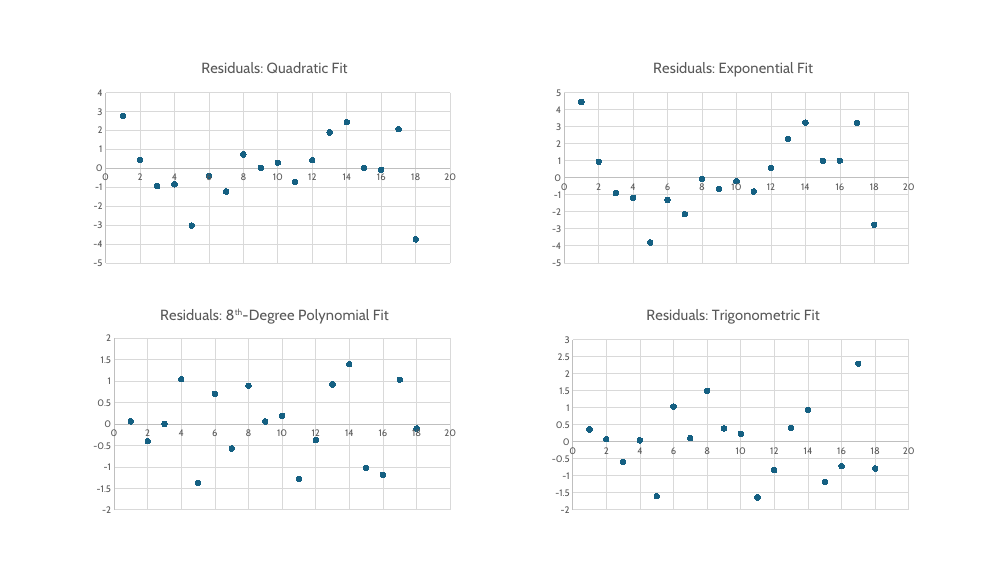
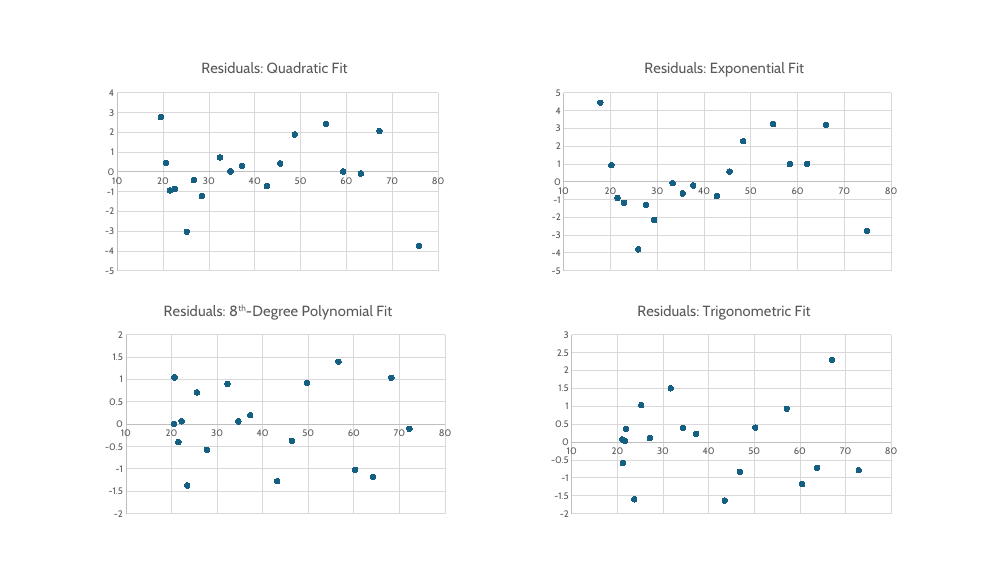
Before and after one commit to hkwhisnant/MA103, a slide deck: slide 3 of src/16-select-use-assess/Slides.pptx. Drawn at 1008x567 pixels with LibreOffice and Linux fonts; fonts in the diff are those of the drawing. Boxes give left, top, right and bottom in pixels: in the first picture for what was removed or moved away, otherwise in the second. Text is boxed around its words. In the diff, an @@ line names an element or a change of style, - is before the commit and + after.

```diff
--- a/src/16-select-use-assess/Slides.pptx
+++ b/src/16-select-use-assess/Slides.pptx
@@ scatter chart at (x1=98, y1=47, x2=451, y2=281) @@
-Series 1: (1, 2.8), (2, 0.4), (3, -0.9), (4, -0.9), (5, -3), (6, -0.4), (7, -1.2), (8, 0.7), (9, 0), (10, 0.3), (11, -0.7), (12, 0.4), (13, 1.9), (14, 2.4), (15, 0), (16, -0.1), (17, 2.1), (18, -3.8)
+Series 1: (20, 2.8), (21, 0.4), (22, -0.9), (23, -0.9), (25, -3), (27, -0.4), (28, -1.2), (32, 0.7), (35, 0), (37, 0.3), (43, -0.7), (46, 0.4), (49, 1.9), (56, 2.4), (59, 0), (63, -0.1), (67, 2.1), (76, -3.8)
@@ scatter chart resized from (x1=85, y1=47, x2=464, y2=274) to (x1=98, y1=47, x2=451, y2=281) @@
@@ scatter chart at (x1=544, y1=47, x2=905, y2=281) @@
-Series 1: (1, 4.4), (2, 0.9), (3, -0.9), (4, -1.2), (5, -3.8), (6, -1.3), (7, -2.2), (8, -0.1), (9, -0.7), (10, -0.2), (11, -0.8), (12, 0.6), (13, 2.3), (14, 3.2), (15, 1), (16, 1), (17, 3.2), (18, -2.8)
+Series 1: (18, 4.4), (20, 0.9), (21, -0.9), (23, -1.2), (26, -3.8), (28, -1.3), (29, -2.2), (33, -0.1), (35, -0.7), (38, -0.2), (43, -0.8), (45, 0.6), (48, 2.3), (55, 3.2), (58, 1), (62, 1), (66, 3.2), (75, -2.8)
@@ scatter chart resized from (x1=544, y1=47, x2=923, y2=274) to (x1=544, y1=47, x2=905, y2=281) @@
@@ scatter chart at (x1=98, y1=290, x2=458, y2=524) @@
-Series 1: (1, 0.06), (2, -0.4), (3, 0), (4, 1.04), (5, -1.37), (6, 0.71), (7, -0.57), (8, 0.89), (9, 0.06), (10, 0.2), (11, -1.28), (12, -0.38), (13, 0.92), (14, 1.39), (15, -1.02), (16, -1.18), (17, 1.03), (18, -0.1)
+Series 1: (22, 0.06), (22, -0.4), (21, 0), (21, 1.04), (23, -1.37), (26, 0.71), (28, -0.57), (32, 0.89), (35, 0.06), (37, 0.2), (43, -1.28), (46, -0.38), (50, 0.92), (57, 1.39), (60, -1.02), (64, -1.18), (68, 1.03), (72, -0.1)
@@ scatter chart resized from (x1=85, y1=293, x2=464, y2=520) to (x1=98, y1=290, x2=458, y2=524) @@
@@ scatter chart at (x1=544, y1=290, x2=904, y2=524) @@
-Series 1: (1, 0.4), (2, 0.1), (3, -0.6), (4, 0), (5, -1.6), (6, 1), (7, 0.1), (8, 1.5), (9, 0.4), (10, 0.2), (11, -1.6), (12, -0.8), (13, 0.4), (14, 0.9), (15, -1.2), (16, -0.7), (17, 2.3), (18, -0.8)
+Series 1: (22, 0.4), (21, 0.1), (21, -0.6), (22, 0), (24, -1.6), (25, 1), (27, 0.1), (32, 1.5), (34, 0.4), (37, 0.2), (44, -1.6), (47, -0.8), (50, 0.4), (57, 0.9), (60, -1.2), (64, -0.7), (67, 2.3), (73, -0.8)
@@ scatter chart resized from (x1=544, y1=293, x2=923, y2=520) to (x1=544, y1=290, x2=904, y2=524) @@
```
Also in this commit, not shown: 1 other slide changed, 1 other file.
